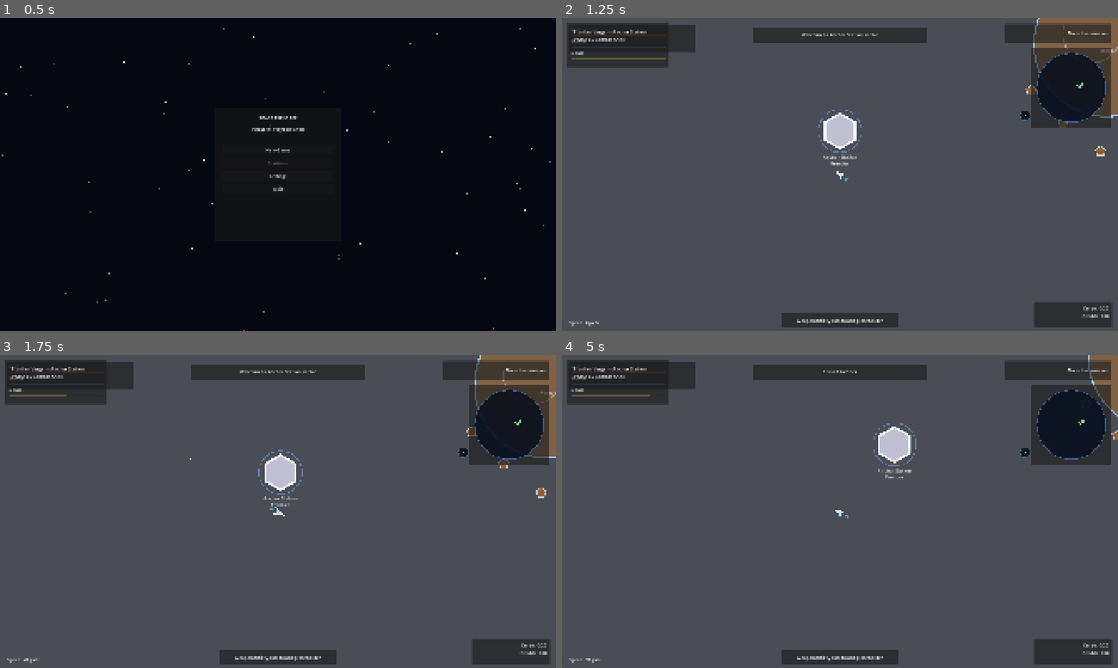
Above: before the commit, frames 1-4 (two rows, left to right).
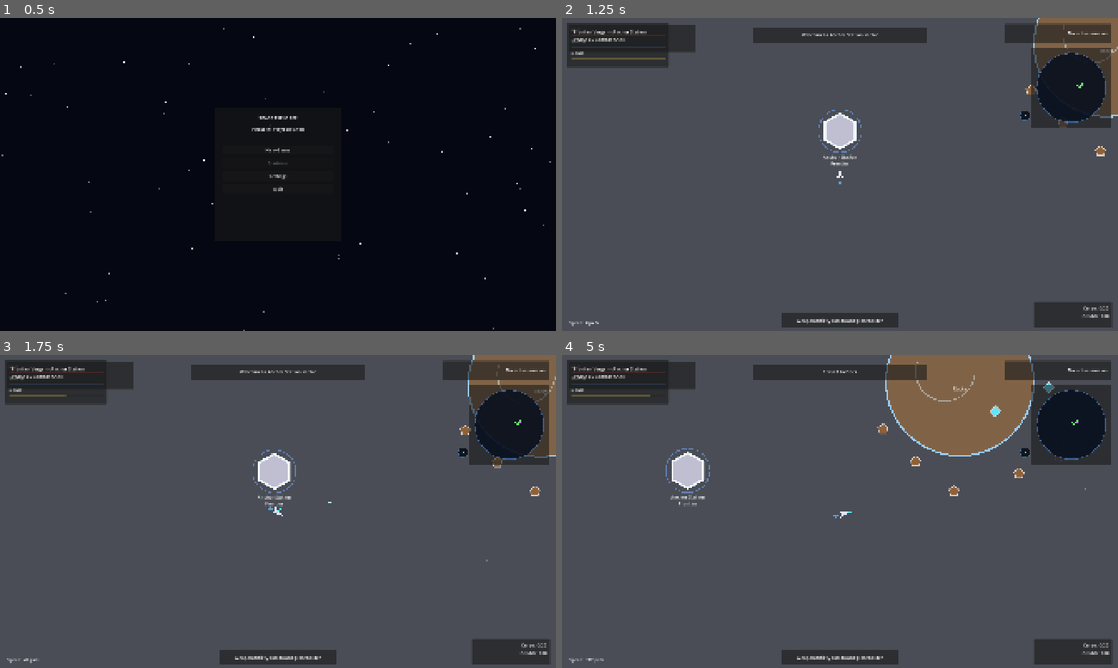
Above: after the commit, the same moments.

Repository: calebaero/space-game
Game: Godot game, scene res://scenes/main/MainMenu.tscn
Same seed, same stepped clock (60 frames per second), same inputs: the game is played once before the commit and once after it.
Inputs (mouse positions are in pixels of both pictures, inside the frame that each line leads up to):
- Up to frame 1 (0.5 s): no input
- Up to frame 2 (1.25 s): click "New Game" at 0.5 s
- Up to frame 3 (1.75 s): tap Enter at 1.25 s; move the mouse to (400, 495) at 1.27 s; hold D (rotate_right) from 1.28 s (still down); hold Right mouse button (fire_primary) from 1.28 s (still down); tap Space (boost) at 1.35 s; click (400, 495) at 1.42 s
- Up to frame 4 (5 s): release D (rotate_right) at 2 s; release Right mouse button (fire_primary) at 2 s; drag from (728, 527) to (1112, 386) at 2.02 s; move the mouse to (895, 442) at 2.77 s; press the mouse at (895, 442) at 2.78 s; hold D (rotate_right) 2.78-3.5 s; tap Space (boost) at 3.05 s; release the mouse at (895, 442) at 3.5 s; tap E (interact) at 3.5, 4.25 s; drag from (812, 574) to (1106, 467) at 3.52 s; move the mouse to (1006, 558) at 4.27 s; hold A (rotate_left) from 4.28 s (still down); hold Tab (cycle_target) from 4.28 s (still down); click (1006, 558) at 4.55 s

Frame 1 is identical in both runs. In frame 2, less than 0.1% of the frame differs, in the area x 49-52%, y 48-54%; in frame 3, 1.1%; in frame 4, 8.8%, in the area x 4-100%, y 0-99%.

Commit message:
Phase 4 Tested & Done

Diff:
--- a/scripts/autoload/GameStateManager.gd
+++ b/scripts/autoload/GameStateManager.gd
@@ -15,7 +15,7 @@
 	"hull": 100.0,
 	"shield": 50.0,
 	"thrust": 300.0,
-	"max_speed": 400.0,
+	"max_speed": 360.0,
 	"turn_speed": 4.6,
 	"boost_strength": 2.5,
 	"power_capacity": 60.0,
--- a/scripts/enemies/EnemyAIController.gd
+++ b/scripts/enemies/EnemyAIController.gd
@@ -51,7 +51,10 @@
 	_preferred_range = float(archetype_data.get("preferred_range", _preferred_range))
 	_patrol_speed_factor = float(archetype_data.get("patrol_speed_factor", _patrol_speed_factor))
 	_fight_to_death = bool(archetype_data.get("fight_to_death", false))
-	_aggro_range *= 1.15
+	_aggro_range *= 1.55
+	_leash_range *= 1.45
+	_aggro_range = maxf(_aggro_range, 900.0)
+	_leash_range = maxf(_leash_range, _aggro_range + 900.0)
 
 	_build_patrol_points()
 	_change_state(AIState.PATROL)
@@ -78,7 +81,7 @@
 	var distance_from_spawn: float = _ship.global_position.distance_to(_spawn_origin)
 	var hull_ratio: float = _ship.get_hull_ratio()
 
-	if _state != AIState.LEASH_RETURN and _state != AIState.FLEE and distance_from_spawn > _leash_range:
+	if _state != AIState.LEASH_RETURN and _state != AIState.FLEE and _should_break_off(distance_from_spawn, distance_to_player):
 		_change_state(AIState.LEASH_RETURN)
 
 	if hull_ratio < 0.2 and not _fight_to_death and _state != AIState.FLEE:
@@ -92,7 +95,7 @@
 			else:
 				_run_patrol_behavior()
 		AIState.ALERT:
-			if distance_to_player > _aggro_range * 1.45:
+			if distance_to_player > _aggro_range * 2.2:
 				_change_state(AIState.PATROL)
 				_run_patrol_behavior()
 			elif _state_elapsed >= alert_duration:
@@ -101,7 +104,7 @@
 			else:
 				_run_alert_behavior()
 		AIState.CHASE:
-			if distance_from_spawn > _leash_range:
+			if _should_break_off(distance_from_spawn, distance_to_player):
 				_change_state(AIState.LEASH_RETURN)
 				_run_leash_return_behavior()
 			elif distance_to_player <= _preferred_range + attack_range_tolerance:
@@ -110,7 +113,7 @@
 			else:
 				_run_chase_behavior(distance_to_player)
 		AIState.ATTACK:
-			if distance_from_spawn > _leash_range:
+			if _should_break_off(distance_from_spawn, distance_to_player):
 				_change_state(AIState.LEASH_RETURN)
 				_run_leash_return_behavior()
 			elif distance_to_player > _preferred_range + attack_range_tolerance * 1.8:
@@ -119,13 +122,16 @@
 			else:
 				_run_attack_behavior(to_player, distance_to_player)
 		AIState.FLEE:
-			if distance_from_spawn > _leash_range * 1.2 or distance_to_player > _aggro_range * 1.8:
+			if distance_from_spawn > _leash_range * 1.25 or distance_to_player > _aggro_range * 2.2:
 				_change_state(AIState.LEASH_RETURN)
 				_run_leash_return_behavior()
 			else:
 				_run_flee_behavior()
 		AIState.LEASH_RETURN:
-			if distance_from_spawn <= 90.0:
+			if distance_to_player <= _aggro_range * 0.9:
+				_change_state(AIState.ALERT)
+				_run_alert_behavior()
+			elif distance_from_spawn <= 90.0:
 				_change_state(AIState.PATROL)
 				lost_interest.emit()
 				_run_patrol_behavior()
@@ -157,7 +163,8 @@
 func _run_alert_behavior() -> void:
 	if _player_ship == null:
 		return
-	_ship.set_ai_command(_player_ship.global_position, 0.55, 0.0, false, false)
+	var player_position: Vector2 = _player_ship.global_position
+	_ship.set_ai_command(player_position, 0.62, 0.0, false, false, player_position)
 
 
 func _run_chase_behavior(distance_to_player: float) -> void:
@@ -165,9 +172,11 @@
 		return
 
 	var intercept_target: Vector2 = _player_ship.global_position
+	var aim_target: Vector2 = _player_ship.global_position
 	if _player_ship.has_method("get_velocity_vector"):
 		var target_velocity: Vector2 = _player_ship.call("get_velocity_vector")
 		intercept_target += target_velocity * 0.35
+		aim_target += target_velocity * 0.18
 
 	var throttle: float = 1.0
 	if distance_to_player < _preferred_range * 0.95:
@@ -176,8 +185,8 @@
 	if _behavior == "flanker" or _behavior == "interceptor":
 		var strafe_sign: float = 1.0 if int(Time.get_ticks_msec() / 800) % 2 == 0 else -1.0
 		chase_strafe = 0.18 * strafe_sign
-	var can_fire: bool = distance_to_player <= _ship.get_weapon_range() * 0.95
-	_ship.set_ai_command(intercept_target, throttle, chase_strafe, can_fire, false)
+	var can_fire: bool = distance_to_player <= _ship.get_weapon_range() * 1.1
+	_ship.set_ai_command(intercept_target, throttle, chase_strafe, can_fire, false, aim_target)
 
 
 func _run_attack_behavior(to_player: Vector2, distance_to_player: float) -> void:
@@ -185,6 +194,11 @@
 		return
 
 	var player_position: Vector2 = _player_ship.global_position
+	var aim_target: Vector2 = player_position
+	if _player_ship.has_method("get_velocity_vector"):
+		var player_velocity: Vector2 = _player_ship.call("get_velocity_vector")
+		aim_target += player_velocity * 0.2
+
 	var orbit_sign: float = 1.0 if int(Time.get_ticks_msec() / 900) % 2 == 0 else -1.0
 	var strafe: float = 0.45 * orbit_sign
 	if _behavior == "bomber":
@@ -196,14 +210,20 @@
 	if distance_to_player > _preferred_range:
 		desired_position = player_position - to_player.normalized() * _preferred_range
 	else:
-		desired_position = _ship.global_position + to_player.orthogonal().normalized() * _preferred_range * 0.2
+		var orbit_basis: Vector2 = to_player.normalized()
+		if orbit_basis.length_squared() <= 0.0001:
+			orbit_basis = Vector2.RIGHT
+		var orbit_direction: Vector2 = orbit_basis.rotated(orbit_sign * 0.9)
+		desired_position = player_position + orbit_direction * _preferred_range
 
 	var throttle: float = 0.72
 	if distance_to_player < _preferred_range * 0.75:
-		throttle = 0.2
+		throttle = 0.48
+	elif distance_to_player > _preferred_range * 1.2:
+		throttle = 0.92
 
 	var can_fire: bool = distance_to_player <= _ship.get_weapon_range() * 1.05
-	_ship.set_ai_command(desired_position, throttle, strafe, can_fire, false)
+	_ship.set_ai_command(desired_position, throttle, strafe, can_fire, false, aim_target)
 
 
 func _run_flee_behavior() -> void:
@@ -217,7 +237,18 @@
 
 
 func _run_leash_return_behavior() -> void:
-	_ship.set_ai_command(_spawn_origin, 0.85, 0.0, false, false)
+	var distance_to_spawn: float = _ship.global_position.distance_to(_spawn_origin)
+	var use_boost: bool = distance_to_spawn > _leash_range * 1.05
+	_ship.set_ai_command(_spawn_origin, 0.95, 0.0, false, use_boost, _spawn_origin)
+
+
+func _should_break_off(distance_from_spawn: float, distance_to_player: float) -> bool:
+	if distance_from_spawn <= _leash_range:
+		return false
+	if distance_from_spawn > _leash_range * 1.45:
+		return true
+	var keep_fighting_radius: float = maxf(_preferred_range * 1.8, 560.0)
+	return distance_to_player > keep_fighting_radius
 
 
 func _build_patrol_points() -> void:
--- a/scripts/enemies/EnemyShip.gd
+++ b/scripts/enemies/EnemyShip.gd
@@ -14,6 +14,7 @@
 @export var linear_damp: float = 0.1
 @export var strafe_acceleration_ratio: float = 0.45
 @export var boost_speed_multiplier: float = 1.2
+@export var weapon_range_multiplier: float = 1.9
 
 @onready var hull_polygon: Polygon2D = %HullPolygon
 @onready var accent_polygon: Polygon2D = %AccentPolygon
@@ -40,6 +41,8 @@
 var _death_handled: bool = false
 var _command_target_position: Vector2 = Vector2.ZERO
 var _has_command_target: bool = false
+var _aim_target_position: Vector2 = Vector2.ZERO
+var _has_aim_target: bool = false
 
 var _spawn_origin: Vector2 = Vector2.ZERO
 var _player_ship: Node2D = null
@@ -95,10 +98,20 @@
 	ai_controller.set_player_ship(player_ship)
 
 
-func set_ai_command(target_position: Vector2, thrust: float, strafe: float, fire_primary: bool, boost: bool) -> void:
-	_desired_angle = (target_position - global_position).angle()
+func set_ai_command(target_position: Vector2, thrust: float, strafe: float, fire_primary: bool, boost: bool, aim_position: Variant = null) -> void:
 	_command_target_position = target_position
 	_has_command_target = true
+	if aim_position is Vector2:
+		_has_aim_target = true
+		_aim_target_position = aim_position as Vector2
+	else:
+		_has_aim_target = false
+		_aim_target_position = target_position
+
+	var facing_vector: Vector2 = _aim_target_position - global_position
+	if facing_vector.length_squared() > 0.0001:
+		_desired_angle = facing_vector.angle()
+
 	_thrust_intent = clampf(thrust, 0.0, 1.0)
 	_strafe_intent = clampf(strafe, -1.0, 1.0)
 	_fire_intent = fire_primary
@@ -115,7 +128,7 @@
 func get_weapon_range() -> float:
 	if _weapon_data.is_empty():
 		return 480.0
-	return float(_weapon_data.get("range", 480.0))
+	return float(_weapon_data.get("range", 480.0)) * weapon_range_multiplier
 
 
 func get_display_name() -> String:
@@ -184,20 +197,26 @@
 
 func _update_rotation(delta: float) -> void:
 	var angle_error: float = wrapf(_desired_angle - rotation, -PI, PI)
-	var steering_input: float = clampf(angle_error / PI, -1.0, 1.0)
-	_angular_velocity += steering_input * angular_acceleration * 1.25 * delta
-	_angular_velocity = move_toward(_angular_velocity, 0.0, angular_drag * delta)
-	var max_turn_rate: float = maxf(angular_acceleration * 0.75, 2.8)
-	_angular_velocity = clampf(_angular_velocity, -max_turn_rate, max_turn_rate)
+	var max_turn_rate: float = maxf(angular_acceleration * 1.35, 5.8)
+	var desired_turn_rate: float = clampf(angle_error * 3.2, -max_turn_rate, max_turn_rate)
+	var turn_response: float = angular_acceleration * (1.8 + minf(absf(angle_error), 1.2))
+	_angular_velocity = move_toward(_angular_velocity, desired_turn_rate, turn_response * delta)
+
+	var settling_drag: float = angular_drag
+	if absf(angle_error) < 0.3:
+		settling_drag *= 2.2
+	elif absf(angle_error) < 0.7:
+		settling_drag *= 1.4
+	_angular_velocity = move_toward(_angular_velocity, 0.0, settling_drag * delta)
 	rotation += _angular_velocity * delta
 
 
 func _apply_movement(delta: float) -> void:
 	var forward: Vector2 = Vector2.RIGHT.rotated(rotation)
 	var angle_error: float = absf(wrapf(_desired_angle - rotation, -PI, PI))
-	var heading_multiplier: float = clampf(1.0 - (angle_error / PI) * 0.75, 0.22, 1.0)
-	if angle_error > 2.2:
-		heading_multiplier = 0.08
+	var heading_multiplier: float = clampf(1.0 - (angle_error / PI) * 0.45, 0.5, 1.0)
+	if angle_error > 2.3:
+		heading_multiplier = 0.35
 
 	if _thrust_intent > 0.0:
 		var boost_mult: float = boost_speed_multiplier if _boost_intent else 1.0
@@ -207,11 +226,19 @@
 		var strafe_direction: Vector2 = forward.rotated(signf(_strafe_intent) * PI * 0.5)
 		velocity += strafe_direction * thrust_force * strafe_acceleration_ratio * absf(_strafe_intent) * delta
 
-	if _has_command_target:
+	var should_arrival_brake: bool = _has_command_target and not _fire_intent and absf(_strafe_intent) < 0.12
+	if should_arrival_brake:
 		var distance_to_target: float = global_position.distance_to(_command_target_position)
-		if distance_to_target < 220.0:
-			var braking_factor: float = 1.0 + ((220.0 - distance_to_target) / 220.0)
-			velocity = velocity.move_toward(Vector2.ZERO, thrust_force * 0.65 * braking_factor * delta)
+		if distance_to_target < 180.0:
+			var braking_factor: float = 0.65 + ((180.0 - distance_to_target) / 180.0) * 1.1
+			velocity = velocity.move_toward(Vector2.ZERO, thrust_force * 0.6 * braking_factor * delta)
+
+	if velocity.length() > 80.0 and angle_error > 0.45:
+		var lateral_axis: Vector2 = forward.orthogonal()
+		var lateral_speed: float = velocity.dot(lateral_axis)
+		var correction_ratio: float = clampf((angle_error - 0.45) / 1.5, 0.0, 1.0)
+		var correction_step: float = minf(delta * (2.2 + correction_ratio * 2.0), 0.42)
+		velocity -= lateral_axis * lateral_speed * correction_step
 
 	velocity *= maxf(0.0, 1.0 - (linear_damp * delta))
 
@@ -253,12 +280,21 @@
 		return
 
 	var forward: Vector2 = Vector2.RIGHT.rotated(rotation)
+	if _has_aim_target:
+		var to_aim_target: Vector2 = _aim_target_position - global_position
+		if to_aim_target.length_squared() > 0.001:
+			var aim_direction: Vector2 = to_aim_target.normalized()
+			var aim_error: float = absf(forward.angle_to(aim_direction))
+			if aim_error > deg_to_rad(38.0):
+				return
+			forward = aim_direction
+
 	projectile.global_position = global_position + forward * 26.0
 	get_parent().add_child(projectile)
 	projectile.configure({
 		"damage": float(_weapon_data.get("damage", 6.0)),
 		"speed": float(_weapon_data.get("projectile_speed", 720.0)),
-		"range": float(_weapon_data.get("range", 500.0)),
+		"range": get_weapon_range(),
 		"is_homing": bool(_weapon_data.get("is_homing", false)),
 		"owner": "enemy",
 		"source": self,
--- a/scripts/player/PlayerShip.gd
+++ b/scripts/player/PlayerShip.gd
@@ -10,9 +10,9 @@
 
 @export_group("Flight Base")
 @export var thrust_force: float = 300.0
-@export var max_speed: float = 400.0
-@export var angular_acceleration: float = 8.0
-@export var angular_drag: float = 4.0
+@export var max_speed: float = 360.0
+@export var angular_acceleration: float = 8.4
+@export var angular_drag: float = 6.2
 @export var rotational_assist_torque: float = 7.5
 @export var linear_damp: float = 0.1
 @export var brake_multiplier: float = 0.8
@@ -20,7 +20,7 @@
 
 @export_group("Boost")
 @export var boost_multiplier: float = 2.5
-@export var boost_max_speed_bonus: float = 0.5
+@export var boost_max_speed_bonus: float = 0.35
 @export var boost_duration: float = 2.0
 @export var boost_cooldown: float = 5.0
 @export var boost_cost: float = 40.0
@@ -316,23 +316,52 @@
 	var steering_input: float = clampf(angle_error / PI, -1.0, 1.0)
 	var manual_torque: float = Input.get_action_strength("rotate_right") - Input.get_action_strength("rotate_left")
 
-	angular_velocity += steering_input * angular_acceleration * effective_turn_speed * 1.35 * delta
-	angular_velocity += manual_torque * rotational_assist_torque * delta
-	angular_velocity = move_toward(angular_velocity, 0.0, angular_drag * delta)
-	var max_turn_rate: float = maxf(effective_turn_speed * 2.8, 4.2)
-	angular_velocity = clampf(angular_velocity, -max_turn_rate, max_turn_rate)
+	var max_turn_rate: float = maxf(effective_turn_speed * 4.0, 6.8)
+	var desired_turn_rate: float = clampf(angle_error * effective_turn_speed * 2.9, -max_turn_rate, max_turn_rate)
+	desired_turn_rate += manual_torque * rotational_assist_torque
+
+	var turn_response: float = angular_acceleration * effective_turn_speed * (1.0 + absf(steering_input) * 0.65)
+	angular_velocity = move_toward(
+		angular_velocity,
+		desired_turn_rate,
+		turn_response * delta
+	)
+
+	var settling_drag: float = angular_drag
+	if absf(angle_error) < 0.35:
+		settling_drag *= 2.4
+	elif absf(angle_error) < 0.8:
+		settling_drag *= 1.5
+	angular_velocity = move_toward(angular_velocity, 0.0, settling_drag * delta)
 	rotation += angular_velocity * delta
 
 
 func _apply_linear_forces(delta: float) -> void:
 	var effective_thrust: float = _get_effective_thrust()
 	var forward_direction: Vector2 = Vector2.RIGHT.rotated(rotation)
+	var steering_angle_error: float = absf(wrapf((get_global_mouse_position() - global_position).angle() - rotation, -PI, PI))
+	var turn_thrust_scale: float = 1.0
+	if steering_angle_error > 0.65:
+		turn_thrust_scale = clampf(1.0 - ((steering_angle_error - 0.65) * 0.62), 0.4, 1.0)
 
 	if Input.is_action_pressed("thrust") or Input.is_action_pressed("thrust_alt"):
-		velocity += forward_direction * effective_thrust * _get_boost_multiplier() * delta
+		velocity += forward_direction * effective_thrust * _get_boost_multiplier() * turn_thrust_scale * delta
 
 	if Input.is_action_pressed("brake") and velocity.length() > 0.001:
 		velocity += -velocity.normalized() * effective_thrust * brake_multiplier * delta
+
+	if velocity.length() > 70.0 and steering_angle_error > 0.35:
+		var lateral_axis: Vector2 = forward_direction.orthogonal()
+		var lateral_speed: float = velocity.dot(lateral_axis)
+		var correction_strength: float = clampf((steering_angle_error - 0.35) / 1.5, 0.0, 1.0)
+		var correction_step: float = minf(delta * (2.6 + correction_strength * 2.8), 0.5)
+		velocity -= lateral_axis * lateral_speed * correction_step
+
+		if (Input.is_action_pressed("thrust") or Input.is_action_pressed("thrust_alt")) and steering_angle_error > 1.0:
+			var current_max_speed: float = _get_current_max_speed()
+			if velocity.length() > current_max_speed * 0.45:
+				var pivot_brake: float = clampf((steering_angle_error - 1.0) / 1.4, 0.0, 1.0)
+				velocity += -velocity.normalized() * effective_thrust * 0.2 * pivot_brake * delta
 
 	var current_linear_damp: float = _get_current_linear_damp()
 	velocity *= maxf(0.0, 1.0 - (current_linear_damp * delta))
